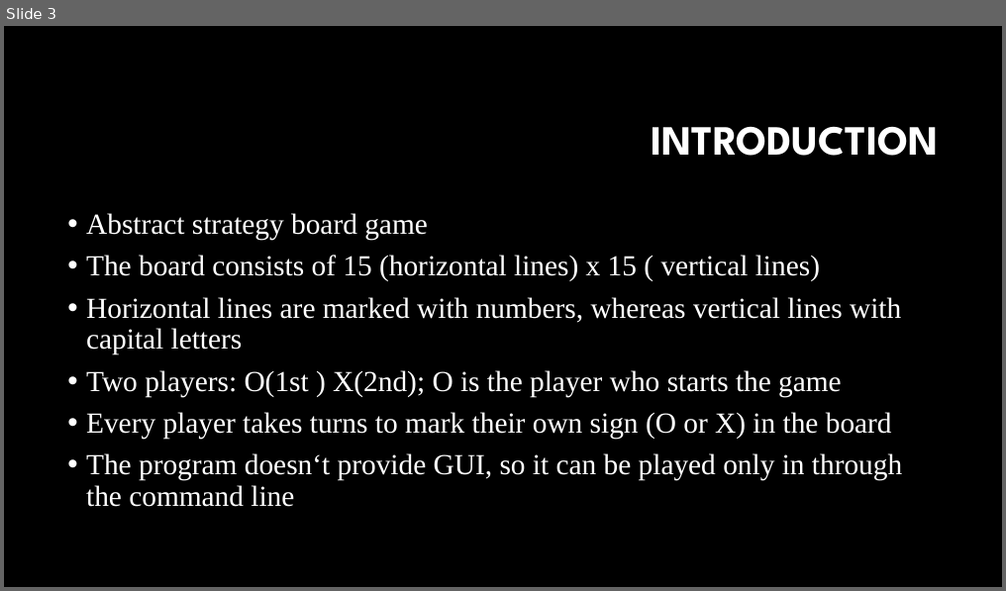
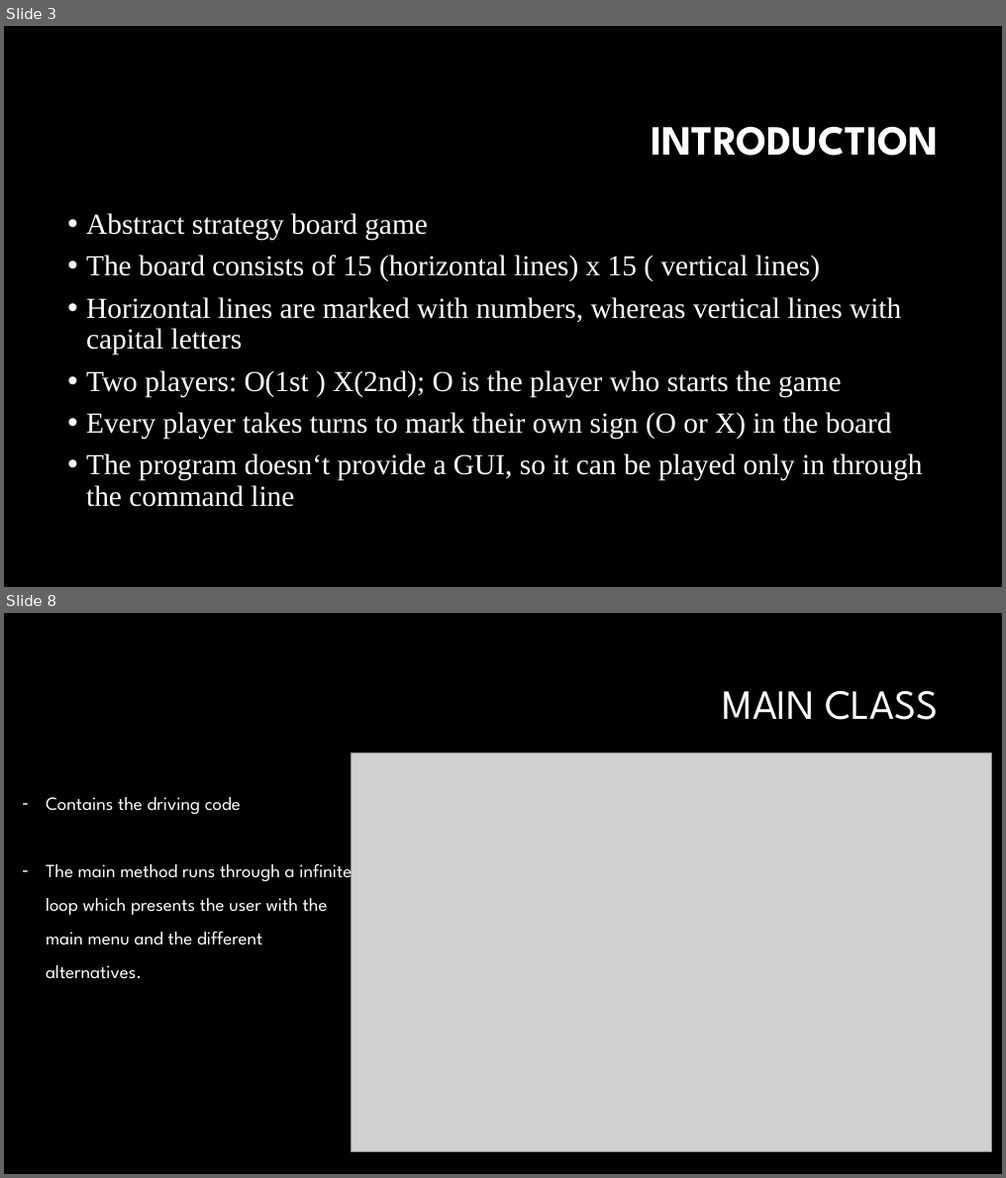
Before and after one commit to SimenSverdrup/Gomoku, a slide deck: Presentation-Gomoku.pptx. Shown one above the other, each under a label of ours: slide 3 before the commit, slides 3 and 8 after it; the slides between them are not shown. The pictures are 1006x591 and 1006x1178 pixels, drawn with LibreOffice and Linux fonts; fonts in the diff are those of the drawing; grey boxes stand for pictures; background and template pictures are left out. Boxes give left, top, right and bottom in pixels: in the first picture for what was removed or moved away, otherwise in the second. Text is boxed around its words. In the diff, an @@ line names an element or a change of style, - is before the commit and + after.

```diff
--- a/Presentation-Gomoku.pptx
+++ b/Presentation-Gomoku.pptx
@@ slide 8 added at <box>4,613,1002,1174</box>, background #000000 @@
@@ title added at <box>723,690,938,720</box>, 40 pt, text #FFFFFF @@
+MAIN CLASS
@@ picture added at <box>351,753,991,1152</box> @@
@@ text added at <box>46,797,351,979</box>, 18 pt, text #FFFFFF @@
+– Contains the driving code
+– The main method runs through a infinite loop which presents the user with the main menu and the different alternatives.
@@ slide 3 changed as well @@
@@ text at <box>86,454,922,507</box>: text changed @@
-• The program doesn‘t provide GUI, so it can be played only in through the command line
+• The program doesn‘t provide a GUI, so it can be played only in through the command line
```
Also in this commit, not shown: 2 other slides changed, 12 other slides added.
